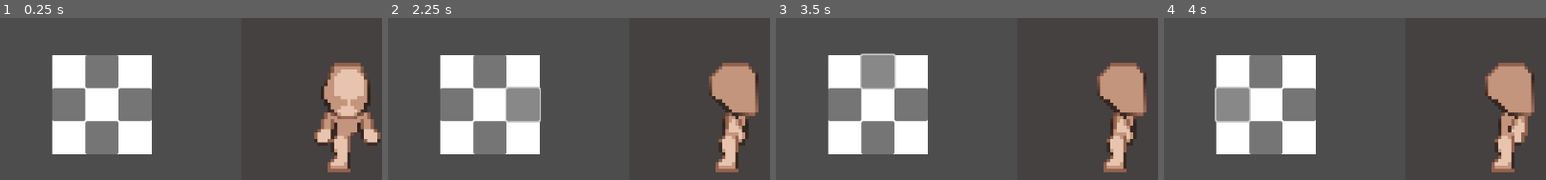
Above: before the commit, frames 1-4 (left to right).
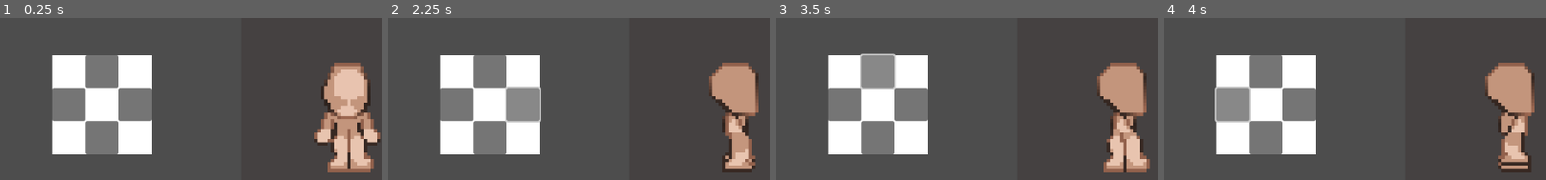
Above: after the commit, the same moments.

Repository: p1petto/CharacterMakerNew
Game: Godot game, scene res://Scenes/maker.tscn
The game is run twice, just before and just after one commit, with the same random seed, the same clock (stepped at 60 frames per second) and the same inputs. The engine's default icon, where the game draws it, is replaced by a stand-in: a white triangle on a blue panel in a dark square.
Inputs (mouse positions are % of the whole screen's width and height, from its top left):
- Up to frame 1 (0.25 s): no input
- Up to frame 2 (2.25 s): click (15, 71) at 0.5 s; click (18, 39) at 1.25 s; click (22, 29) at 2 s
- Up to frame 3 (3.5 s): click (18, 19) at 2.75 s
- Up to frame 4 (4 s): click (14, 29) at 3.5 s
The pictures show only the part of the screen within x 5-55%, y 2-52%; the shares and areas given below are measured in that part.

The runs differ from the first frame. In frame 1, 1.2% of the frame differs, in the area x 91-98%, y 68-96%; in frame 2, 1.9%, in the area x 85-97%, y 68-96%; in frame 3, 1.3%; in frame 4, 1.8%.
Error in both runs: Invalid call to function 'setup_polygon' in base 'Node2D (dynamic_part.gd)'. Expected 1 arguments. (res://Scripts/character.gd:22)

Commit message:
Поворот ног

Diff:
--- a/Resources/ConditionallyDynamicParts/leg_animations.tres
+++ /dev/null
@@ -1,54 +0,0 @@
-[gd_resource type="SpriteFrames" load_steps=6 format=3 uid="uid://dtu0afq7fxtq3"]
-
-[ext_resource type="Texture2D" uid="uid://m57apm4k53vb" path="res://Assets/Character/leg/idle-leg-down.png" id="1_jl8vn"]
-
-[sub_resource type="AtlasTexture" id="AtlasTexture_16kpk"]
-atlas = ExtResource("1_jl8vn")
-region = Rect2(0, 64, 64, 64)
-
-[sub_resource type="AtlasTexture" id="AtlasTexture_1yhwj"]
-atlas = ExtResource("1_jl8vn")
-region = Rect2(64, 64, 64, 64)
-
-[sub_resource type="AtlasTexture" id="AtlasTexture_p3rvf"]
-atlas = ExtResource("1_jl8vn")
-region = Rect2(0, 0, 64, 64)
-
-[sub_resource type="AtlasTexture" id="AtlasTexture_u61vh"]
-atlas = ExtResource("1_jl8vn")
-region = Rect2(64, 0, 64, 64)
-
-[resource]
-animations = [{
-"frames": [{
-"duration": 1.0,
-"texture": SubResource("AtlasTexture_16kpk")
-}],
-"loop": true,
-"name": &"idle_leg_l_down_1",
-"speed": 5.0
-}, {
-"frames": [{
-"duration": 1.0,
-"texture": SubResource("AtlasTexture_1yhwj")
-}],
-"loop": true,
-"name": &"idle_leg_l_horizontal_1",
-"speed": 5.0
-}, {
-"frames": [{
-"duration": 1.0,
-"texture": SubResource("AtlasTexture_p3rvf")
-}],
-"loop": true,
-"name": &"idle_leg_r_down_1",
-"speed": 5.0
-}, {
-"frames": [{
-"duration": 1.0,
-"texture": SubResource("AtlasTexture_u61vh")
-}],
-"loop": true,
-"name": &"idle_leg_r_horizontal_1",
-"speed": 5.0
-}]
--- /dev/null
+++ b/Resources/ConditionallyDynamicParts/leg_l_animations.tres
@@ -0,0 +1,54 @@
+[gd_resource type="SpriteFrames" load_steps=6 format=3 uid="uid://dtu0afq7fxtq3"]
+
+[ext_resource type="Texture2D" uid="uid://hewebn3wt02q" path="res://Assets/Character/leg/idle-leg.png" id="1_cy5q0"]
+
+[sub_resource type="AtlasTexture" id="AtlasTexture_k3ixw"]
+atlas = ExtResource("1_cy5q0")
+region = Rect2(0, 0, 64, 64)
+
+[sub_resource type="AtlasTexture" id="AtlasTexture_3fnag"]
+atlas = ExtResource("1_cy5q0")
+region = Rect2(0, 192, 64, 64)
+
+[sub_resource type="AtlasTexture" id="AtlasTexture_snq85"]
+atlas = ExtResource("1_cy5q0")
+region = Rect2(0, 64, 64, 64)
+
+[sub_resource type="AtlasTexture" id="AtlasTexture_iuwo3"]
+atlas = ExtResource("1_cy5q0")
+region = Rect2(0, 128, 64, 64)
+
+[resource]
+animations = [{
+"frames": [{
+"duration": 1.0,
+"texture": SubResource("AtlasTexture_k3ixw")
+}],
+"loop": true,
+"name": &"idle_down_1",
+"speed": 5.0
+}, {
+"frames": [{
+"duration": 1.0,
+"texture": SubResource("AtlasTexture_3fnag")
+}],
+"loop": true,
+"name": &"idle_left_1",
+"speed": 5.0
+}, {
+"frames": [{
+"duration": 1.0,
+"texture": SubResource("AtlasTexture_snq85")
+}],
+"loop": true,
+"name": &"idle_right_1",
+"speed": 5.0
+}, {
+"frames": [{
+"duration": 1.0,
+"texture": SubResource("AtlasTexture_iuwo3")
+}],
+"loop": true,
+"name": &"idle_top_1",
+"speed": 5.0
+}]
--- /dev/null
+++ b/Resources/ConditionallyDynamicParts/leg_r_animations.tres
@@ -0,0 +1,54 @@
+[gd_resource type="SpriteFrames" load_steps=6 format=3 uid="uid://cru8uuc57xixj"]
+
+[ext_resource type="Texture2D" uid="uid://hewebn3wt02q" path="res://Assets/Character/leg/idle-leg.png" id="1_nhjmt"]
+
+[sub_resource type="AtlasTexture" id="AtlasTexture_wmvff"]
+atlas = ExtResource("1_nhjmt")
+region = Rect2(64, 0, 64, 64)
+
+[sub_resource type="AtlasTexture" id="AtlasTexture_2fowt"]
+atlas = ExtResource("1_nhjmt")
+region = Rect2(64, 192, 64, 64)
+
+[sub_resource type="AtlasTexture" id="AtlasTexture_2krpu"]
+atlas = ExtResource("1_nhjmt")
+region = Rect2(64, 64, 64, 64)
+
+[sub_resource type="AtlasTexture" id="AtlasTexture_wspn3"]
+atlas = ExtResource("1_nhjmt")
+region = Rect2(64, 128, 64, 64)
+
+[resource]
+animations = [{
+"frames": [{
+"duration": 1.0,
+"texture": SubResource("AtlasTexture_wmvff")
+}],
+"loop": true,
+"name": &"idle_down_1",
+"speed": 5.0
+}, {
+"frames": [{
+"duration": 1.0,
+"texture": SubResource("AtlasTexture_2fowt")
+}],
+"loop": true,
+"name": &"idle_left_1",
+"speed": 5.0
+}, {
+"frames": [{
+"duration": 1.0,
+"texture": SubResource("AtlasTexture_2krpu")
+}],
+"loop": true,
+"name": &"idle_right_1",
+"speed": 5.0
+}, {
+"frames": [{
+"duration": 1.0,
+"texture": SubResource("AtlasTexture_wspn3")
+}],
+"loop": true,
+"name": &"idle_top_1",
+"speed": 5.0
+}]
--- a/Scenes/character.tscn
+++ b/Scenes/character.tscn
@@ -7,7 +7,8 @@
 [ext_resource type="PackedScene" uid="uid://bwi4hslosv760" path="res://Scenes/conditionally_dynamic_part.tscn" id="3_imctp"]
 [ext_resource type="SpriteFrames" uid="uid://m8pb07il8ekv" path="res://Resources/ConditionallyDynamicParts/arm_r_animations.tres" id="4_hibsb"]
 [ext_resource type="SpriteFrames" uid="uid://boqweykkavowk" path="res://Resources/ConditionallyDynamicParts/arm_l_animations.tres" id="5_eiu34"]
-[ext_resource type="SpriteFrames" uid="uid://dtu0afq7fxtq3" path="res://Resources/ConditionallyDynamicParts/leg_animations.tres" id="6_ngtbd"]
+[ext_resource type="SpriteFrames" uid="uid://dtu0afq7fxtq3" path="res://Resources/ConditionallyDynamicParts/leg_l_animations.tres" id="6_ngtbd"]
+[ext_resource type="SpriteFrames" uid="uid://cru8uuc57xixj" path="res://Resources/ConditionallyDynamicParts/leg_r_animations.tres" id="8_x8fpm"]
 
 [node name="Character" type="Node2D"]
 script = ExtResource("1_qxlcm")
@@ -37,7 +38,7 @@
 
 [node name="LegR" parent="." groups=["ConditionallyDynamic"] instance=ExtResource("3_imctp")]
 position = Vector2(33, 29)
-sprite_frames = ExtResource("6_ngtbd")
+sprite_frames = ExtResource("8_x8fpm")
 
 [node name="LegL" parent="." groups=["ConditionallyDynamic"] instance=ExtResource("3_imctp")]
 position = Vector2(33, 29)
Binary file removed: Assets/Character/leg/idle-leg-down.png
Binary file added: Assets/Character/leg/idle-leg.png
Not shown, added: Assets/Character/leg/idle-leg.png.import
Not shown: 1 places in Scenes/character.tscn that only renumber resources
